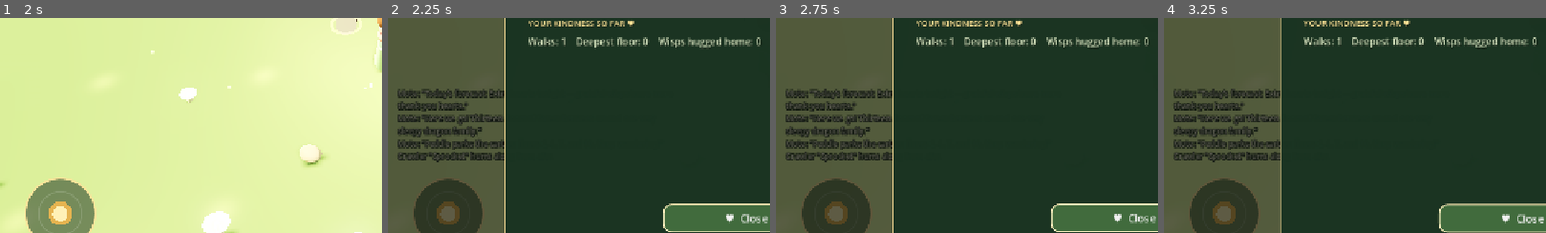
Above: before the commit, frames 1-4 (left to right).
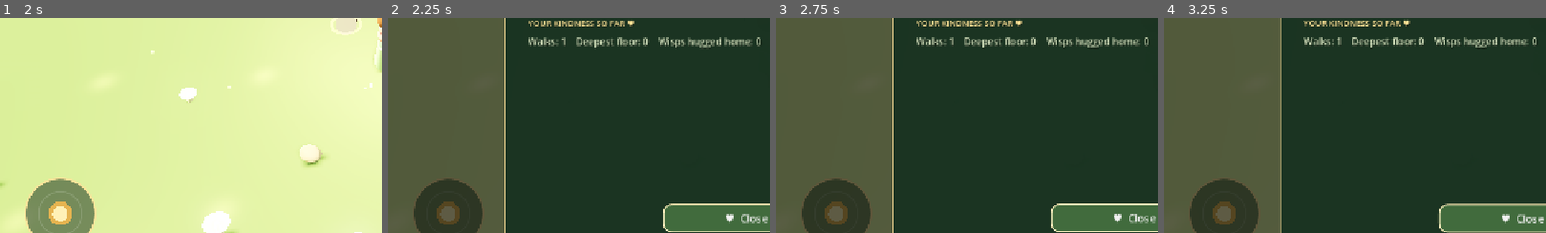
Above: after the commit, the same moments.

Repository: mlibre/beauty-forest
Game: Godot game, scene res://scenes/main.tscn
Two runs of this game, one before a commit and one after it. Both use one fixed random seed, a clock stepped at 60 frames per second and the inputs below.
Inputs (mouse positions are % of the whole screen's width and height, from its top left):
- Up to frame 1 (2 s): tap Enter (ui_accept) at 0.5 s; move the mouse to (72, 45) at 0.52 s; hold D (bf_right) 0.53-1.25 s; tap Shift (bf_dash) at 0.6 s; click (72, 45) at 0.67 s; tap F (bf_shop) at 0.77 s; drag from (8, 86) to (45, 70) at 1.27 s
- Up to frame 2 (2.25 s): move the mouse to (60, 28) at 2.02 s; hold D (bf_right) from 2.03 s (still down); hold J (bf_journal) from 2.03 s (still down)
- Up to frame 3 (2.75 s): keep holding D (bf_right); keep holding J (bf_journal)
- Up to frame 4 (3.25 s): release D (bf_right) at 2.75 s; release J (bf_journal) at 2.75 s; drag from (45, 70) to (20, 35) at 2.77 s
The pictures show only the part of the screen within x 0-50%, y 40-90%; the shares and areas given below are measured in that part.

Frame 1 is identical in both runs. In frame 2, 4.4% of the frame differs, in the area x 2-31%, y 32-68%; in frame 3, 4.4%; in frame 4, 4.3%.

Commit message:
fix(hud): keep the hidden walk log hidden through relayouts
Starting a run hides the white chatter with set_text_chrome_visible(),
but every later _fit_layout pass -- resize, slider change, panel close
-- re-decided its own way and re-painted the log on touch devices.
The layout now defers to the player's last explicit choice.

Diff:
--- a/scripts/game_ui_layout.gd
+++ b/scripts/game_ui_layout.gd
@@ -82,9 +82,10 @@
                 Vector2(log_spot.x, joystick.position.y - log_rect.size.y - 10.0),
                 Vector2(joystick.end.x + 10.0, log_spot.y),
             ], log_blockers)
-            # The compact-HUD pass already decides whether the chatter is wanted
-            # at all, so only let the touch layout take that decision away.
-            _log_label.visible = not _compact_hud and found.is_finite()
+            # The compact-HUD pass AND the player's set_text_chrome_visible
+            # call both decide the log slot; a resize must never override
+            # either, or the hidden play-screen log would creep back.
+            _log_label.visible = _log_chrome_wanted and not _compact_hud and found.is_finite()
             if found.is_finite():
                 log_spot = found
         _log_label.position = log_spot
--- a/scripts/game_ui_state.gd
+++ b/scripts/game_ui_state.gd
@@ -93,6 +93,7 @@
 var _high_contrast := false
 var _text_scale := 1.0
 var _compact_hud := false
+var _log_chrome_wanted := true
 ## The walker's numbers, parked by GameUI.update_hud so the pause menu can show
 ## the run's full state on demand without the director building a second copy
 ## of every label.
@@ -170,6 +171,10 @@
 func set_text_chrome_visible(visible_now: bool) -> void:
     _vitals.visible = not visible_now
     _log_label.visible = visible_now
+    # The touch relayout pass re-decides the log slot every resize; without
+    # the player's last explicit choice parked, it reads "compact or not" as
+    # "paint it", and the hidden log creeps back onto the play screen.
+    _log_chrome_wanted = visible_now
 
 func set_hud_visible(value: bool) -> void:
     if _hud:
--- a/tests/regression_touch.gd
+++ b/tests/regression_touch.gd
@@ -29,8 +29,27 @@
 		return
 	if not await _check_touch_pause_matches_the_escape_key(game):
 		return
+	if not await _check_a_relayout_does_not_resurrect_the_hidden_log(game):
+		return
 
 	finish(game, "BEAUTY_FOREST_TOUCH")
+
+func _check_a_relayout_does_not_resurrect_the_hidden_log(game: Node) -> bool:
+	## Start of a walk hides the white chatter (set_text_chrome_visible(false)).
+	## On a touch device the very NEXT relayout -- a window resize, a slider
+	## change, a panel close -- used to re-read the layout's own answer and
+	## paint Mote's log right back onto the play screen.
+	game._start_run(1)
+	await frames(4)
+	ok(not game.ui._log_label.visible, "the walk started with its log painted")
+	game.ui._touch_root.visible = true
+	game.ui._fit_layout()
+	await frames(2)
+	if not ok(not game.ui._log_label.visible,
+			"a relayout resurrected the hidden log on a touch device"):
+		return false
+	game.ui._touch_root.visible = false
+	return true
 
 func _touch_button_named(game: Node, needle: String) -> Button:
 	for button in buttons_in(game.ui._touch_root):
